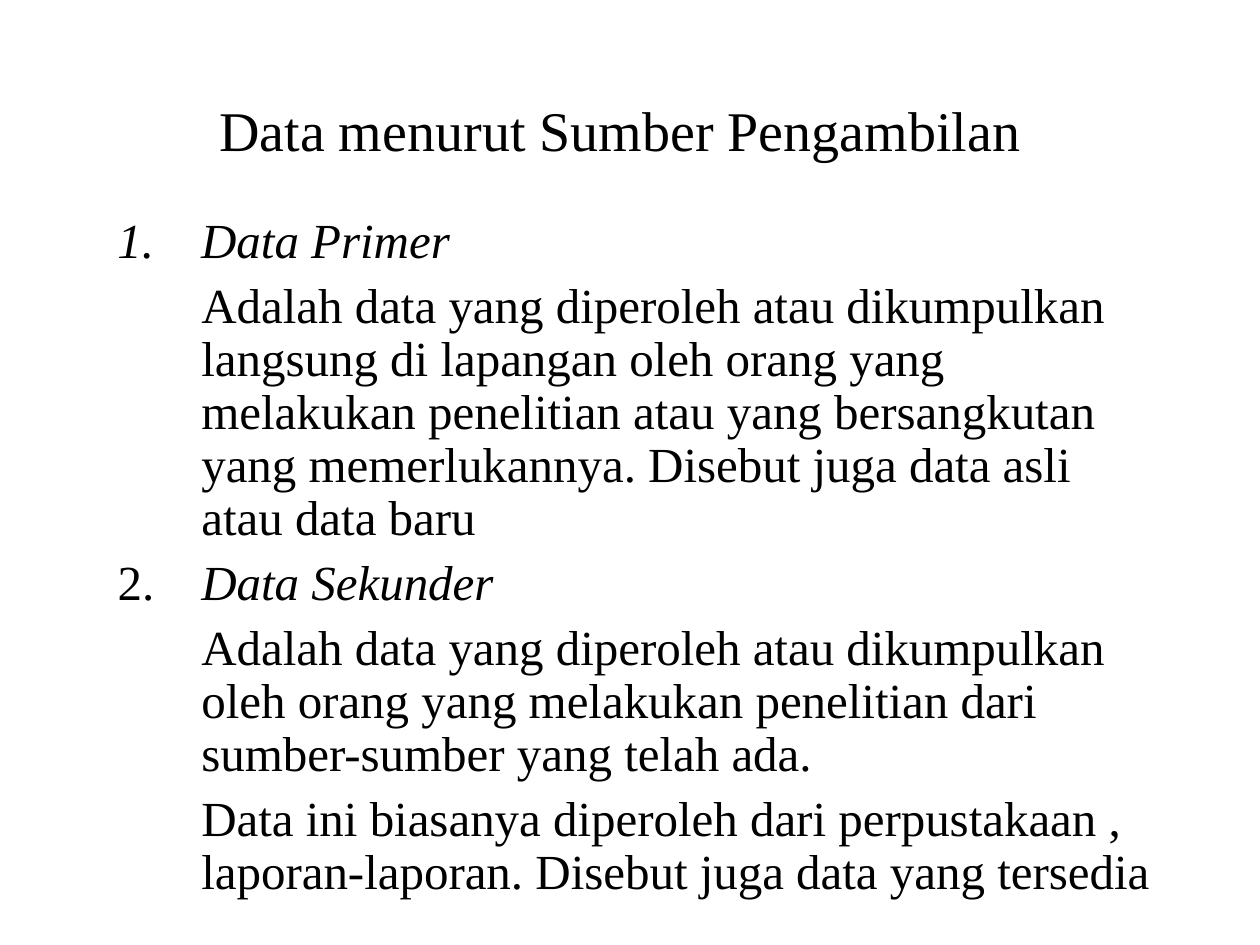
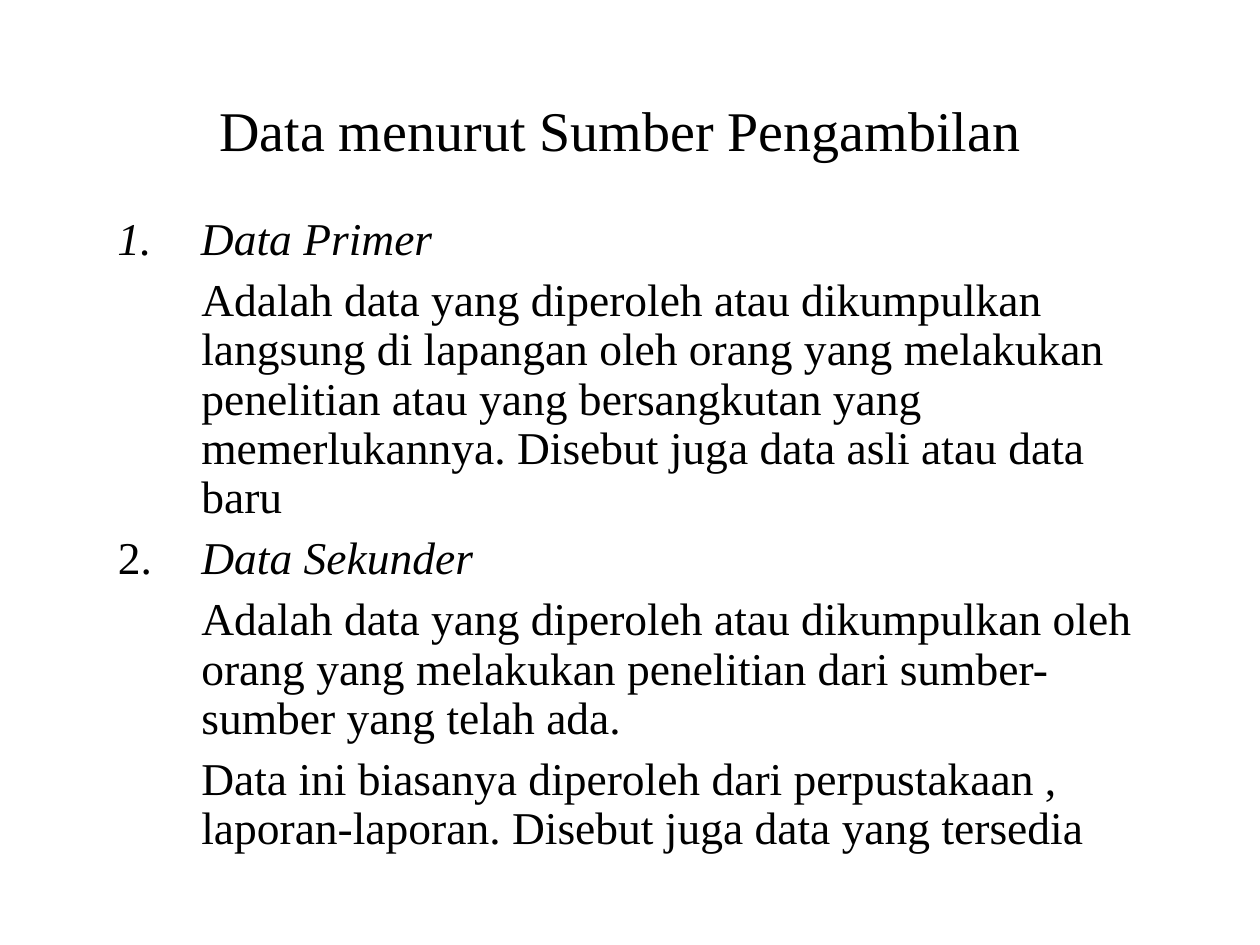
Before and after one commit to bernardvery/Gasal1819, a slide deck: slide 3 of Metode_Penelitian/pengumpulan_data/teknik-pengumpulan-data.ppt. Drawn at 1260x945 pixels with LibreOffice and Linux fonts; fonts in the diff are those of the drawing. Boxes give left, top, right and bottom in pixels: in the first picture for what was removed or moved away, otherwise in the second. Text is boxed around its words. In the diff, an @@ line names an element or a change of style, - is before the commit and + after.

```diff
--- a/Metode_Penelitian/pengumpulan_data/teknik-pengumpulan-data.ppt
+++ b/Metode_Penelitian/pengumpulan_data/teknik-pengumpulan-data.ppt
@@ text "Data Primer" at (201, 225, 1131, 853): size 28 to 26 pt @@
```
Also in this commit, not shown: 2 other slides changed, 1 other file.
